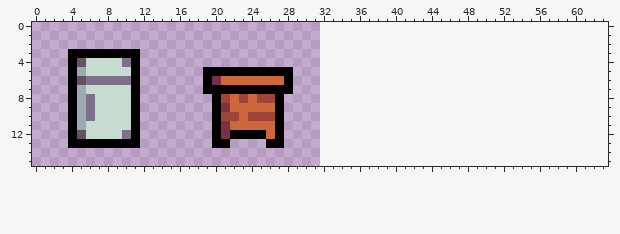
A pixel-art file gets an edit: Prototypes/prototype_CooknServe/Assets/Sprites/stations.aseprite. The picture above was drawn from the file before the commit.
32x16 pixels, 1 frame. The old version is drawn lined up with the new one, on the new canvas.
The same view after the edit:
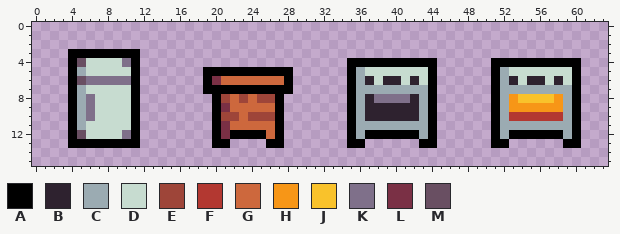
Palette (. is transparent): A #000000  B #2e222f  C #9babb2  D #c7dcd0  E #9e4539  F #b33831  G #cd683d  H #f79617  J #f9c22b  K #7f708a  L #7a3045  M #694f62
Change:
canvas 32x16 -> 64x16
The author put colour A in row 4 at x 35 to 44 and 51 to 60; in rows 5 to 11 at x 35, 44, 51 and 60; in row 12 at x 35, 37 to 42, 44, 51, 53 to 58 and 60; in row 13 at x 35 to 36, 43 to 44, 51 to 52 and 59 to 60.
The author put colour B in row 6 at x 37, 39 to 40, 42, 53, 55 to 56 and 58; in row 8 at x 37 and 42; in rows 9 to 10 at x 37 to 42.
The author put colour C in rows 5 to 6 at x 36 and 52; in row 7 at x 36 to 43 and 52 to 59; in rows 8 to 10 at x 36, 43, 52 and 59; in row 11 at x 36 to 43 and 52 to 59; in row 12 at x 36, 43, 52 and 59.
The author put colour D in row 5 at x 37 to 43 and 53 to 59; in row 6 at x 38, 41, 43, 54, 57 and 59.
The author put colour F in row 10 at x 53 to 58.
The author put colour H in row 8 at x 53 and 58; in row 9 at x 53 to 58.
The author put colour J in row 8 at x 54 to 57.
The author put colour K in row 8 at x 38 to 41.
Boxes around the changes in both pictures, in picture pixels (x1, y1, x2, y2):
added: (347, 58, 437, 148)
added: (491, 58, 581, 148)
